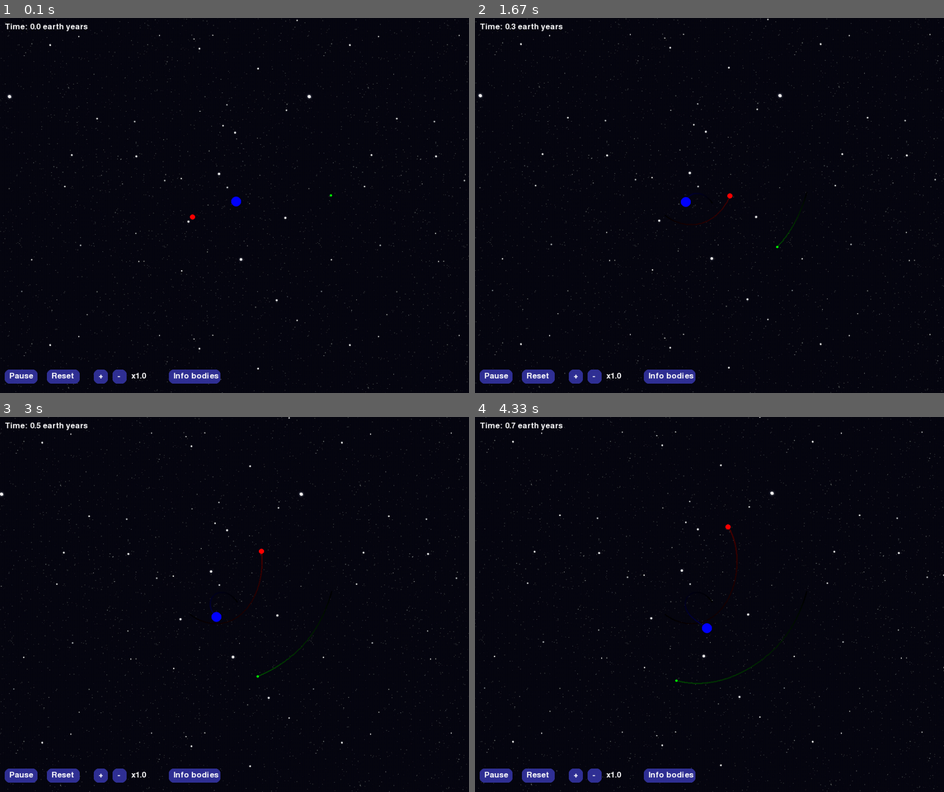
Above: before the commit, frames 1-4 (two rows, left to right).
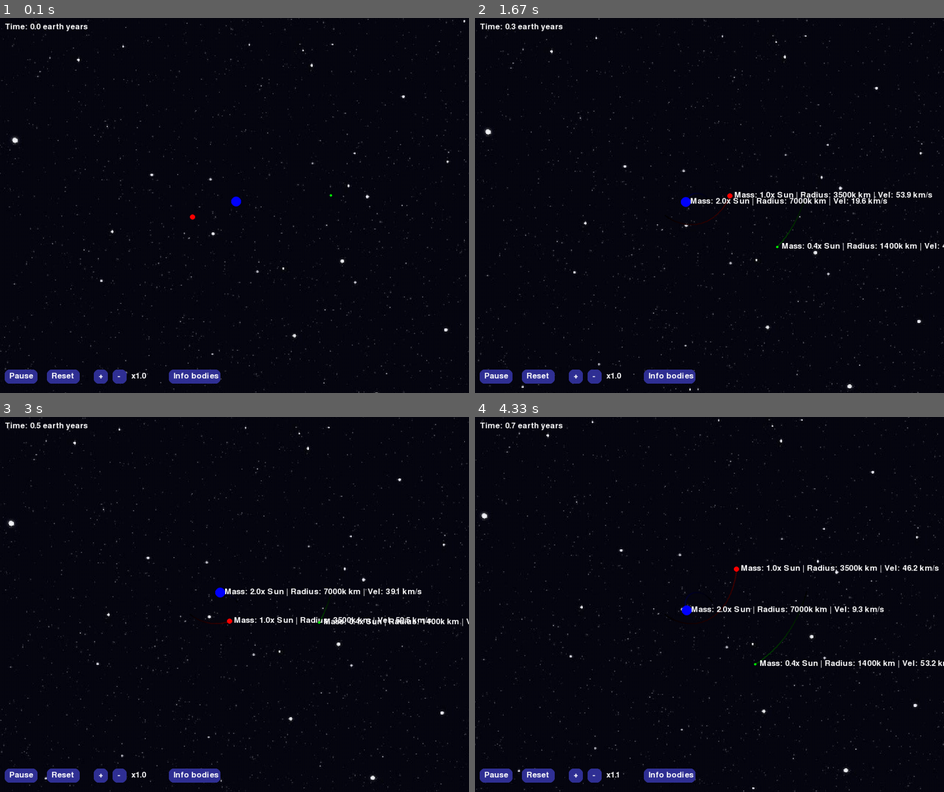
Above: after the commit, the same moments.

Repository: Maks1m-Se/three_body
Game: pygame game, started from main_pygame.py
Two runs of this game, one before a commit and one after it. Both use one fixed random seed, a clock stepped at 60 frames per second and the inputs below.
Inputs (mouse positions are in pixels of both pictures, inside the frame that each line leads up to):
- Up to frame 1 (0.1 s): no input
- Up to frame 2 (1.67 s): click "Info bodies" at 0.38 s; click (709, 231) at 0.72 s
- Up to frame 3 (3 s): click "Reset" at 2.05 s; click (211, 702) at 2.38 s
- Up to frame 4 (4.33 s): click "+" at 3.22 s; click (831, 570) at 3.55 s

The runs differ from the first frame. In frame 1, 1.4% of the frame differs, in the area x 0-100%, y 0-100%; in frame 2, 2.4%; in frame 3, 2.6%; in frame 4, 2.8%.

Commit message:
improved bg movement

Diff:
--- a/main_pygame.py
+++ b/main_pygame.py
@@ -21,16 +21,25 @@
 pygame.init()
 BACKGROUND_IMAGE = pygame.image.load("assets/background/space.jpeg")
 BACKGROUND_WIDTH, BACKGROUND_HEIGHT = BACKGROUND_IMAGE.get_size()
-background_x, background_y = 0, 0  # Initial position for moving background
-background_speed_x = 0.1  # Slow diagonal movement speed
-background_speed_y = 0.02  # Slow diagonal movement speed
-max_body_speed = 8
+pygame.RESIZABLE
+image_scale = BACKGROUND_IMAGE.get_height()/BACKGROUND_IMAGE.get_width() #save scale of image height and width
+BACKGROUND_IMAGE = pygame.transform.scale(BACKGROUND_IMAGE, (WIDTH, WIDTH*image_scale)) #scale image to its original proportion according to width
+bg_x, bg_y = 0, 0
+bg_x_speed, bg_y_speed = 0.05, 0.2
+
+
+
+
+
 
 # Load and Play Background Music
 pygame.mixer.init()
 pygame.mixer.music.load("assets/sounds/epiano.mp3")
 pygame.mixer.music.play(-1)  # Loop music indefinitely
 pygame.mixer.music.set_volume(.5)
+
+# Cut off max speed of bodies
+max_body_speed = 8
 
 # Default Initial Conditions - Slightly Unstable System
 def default_bodies():
@@ -126,27 +135,23 @@
     running = True
 
     while running:
-        # Move background diagonally
-        background_x = (background_x + background_speed_x) % BACKGROUND_WIDTH
-        background_y = (background_y + background_speed_y) % BACKGROUND_HEIGHT
-
-        for x_offset in range(0, WIDTH, BACKGROUND_WIDTH):
-            for y_offset in range(0, HEIGHT, BACKGROUND_HEIGHT):
-                screen.blit(BACKGROUND_IMAGE, (x_offset - background_x, y_offset - background_y))
-
-        for event in pygame.event.get():
-            if event.type == pygame.QUIT:
-                running = False  # Allow the user to close the window
-            # elif event.type == pygame.MOUSEBUTTONDOWN:
-            #     mx, my = pygame.mouse.get_pos()
-            #     if 10 <= mx <= 110 and 700 <= my <= 730:
-            #         toggle_pause()
-            #     elif 130 <= mx <= 180 and 700 <= my <= 730:
-            #         adjust_speed(0.1)
-            #     elif 190 <= mx <= 240 and 700 <= my <= 730:
-            #         adjust_speed(-0.1)
-            #     elif 260 <= mx <= 360 and 700 <= my <= 730:
-            #         reset_simulation()
+        global bg_x, bg_y, bg_x_speed, bg_y_speed
+        screen.fill((0,0,0)) #redraws BG
+        screen.blit(BACKGROUND_IMAGE, (bg_x,bg_y)) #x,y; x changes in nagativ direction: to the left
+        screen.blit(BACKGROUND_IMAGE, (WIDTH + bg_x, HEIGHT + bg_y)) # image to the right bottom (diagonally)
+        screen.blit(BACKGROUND_IMAGE, (WIDTH + bg_x, bg_y)) # image to the right
+        if (bg_y<=-HEIGHT):
+            screen.blit(BACKGROUND_IMAGE, (WIDTH + bg_x, HEIGHT + bg_y))
+            bg_y=0
+        elif (bg_x<=-HEIGHT):
+            screen.blit(BACKGROUND_IMAGE, (WIDTH + bg_x, HEIGHT + bg_y))
+            bg_x=0
+        bg_x -= bg_x_speed
+        bg_y -= bg_y_speed
+
+        ###########
+
+
 
         if not paused:
             update_positions(bodies, dt)
@@ -195,7 +200,9 @@
         ]
 
         for event in pygame.event.get():
-            if event.type == pygame.MOUSEBUTTONDOWN:
+            if event.type == pygame.QUIT:
+                running = False
+            elif event.type == pygame.MOUSEBUTTONDOWN:
                 for button in buttons:
                     if button["rect"].collidepoint(event.pos):
                         button["action"]()
Binary file changed: assets/background/space.jpeg
